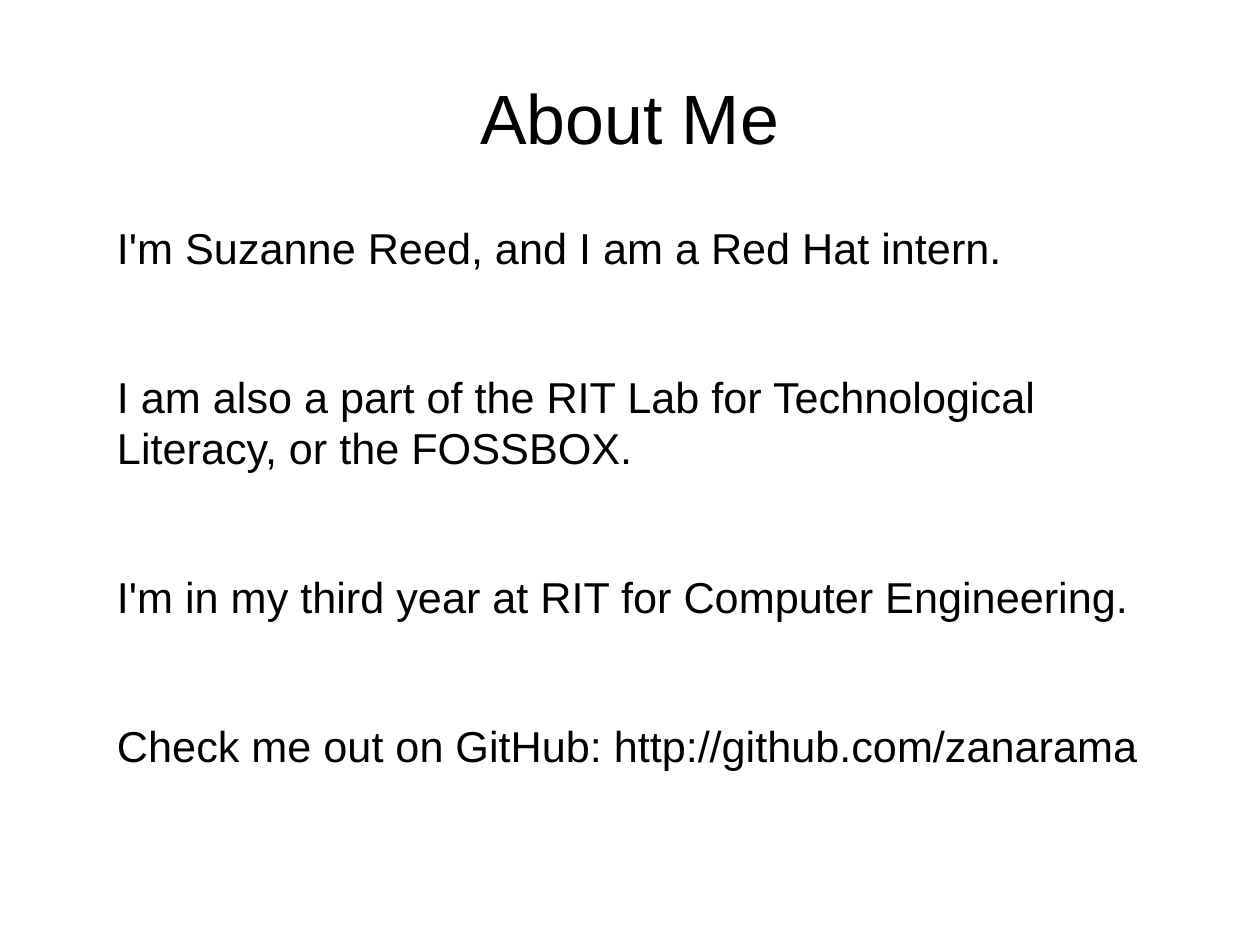
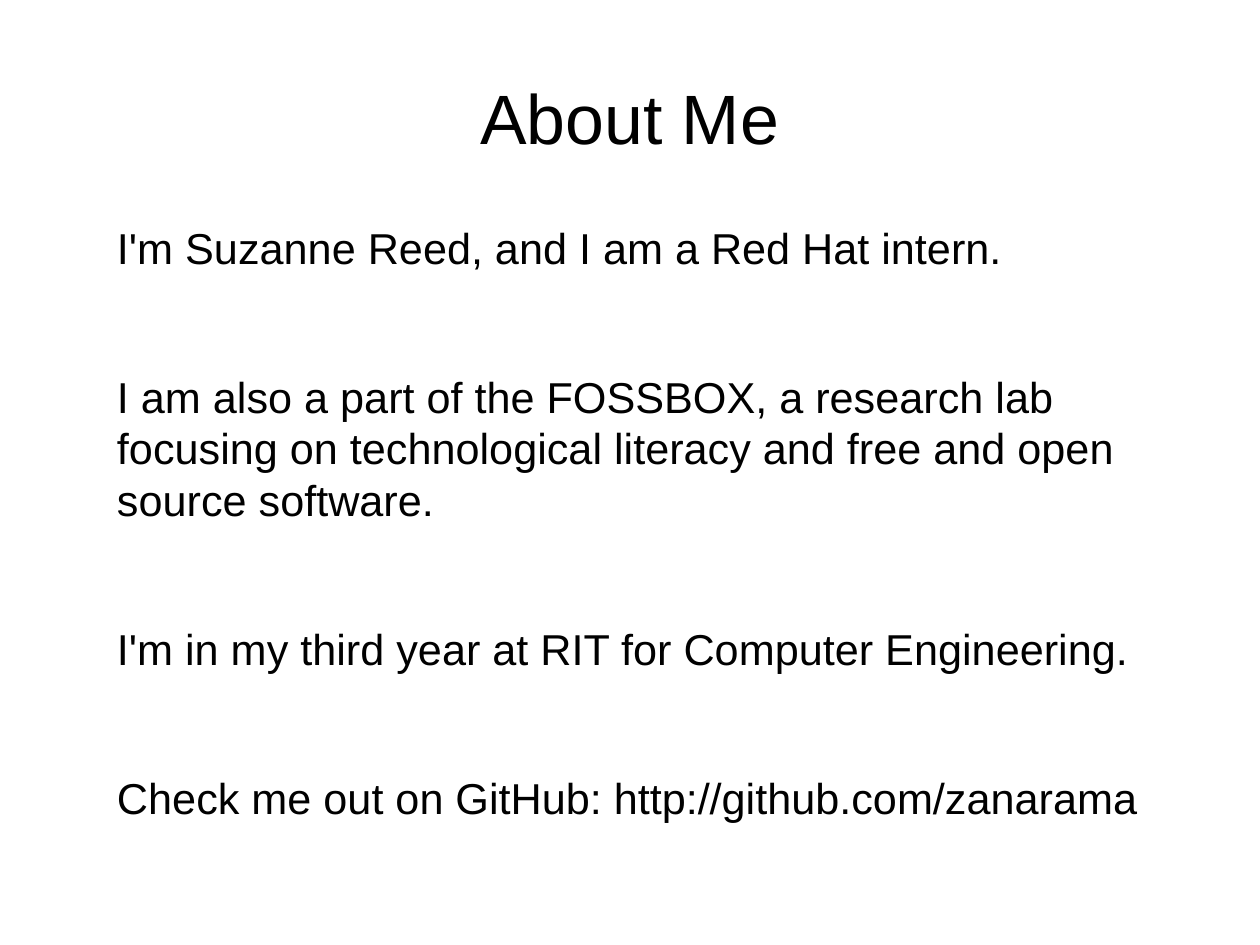
Before and after one commit to FOSSRIT/gourciferous, a slide deck: slide 2 of presentation/gource.odp. Drawn at 1260x945 pixels with LibreOffice and Linux fonts; fonts in the diff are those of the drawing. Boxes give left, top, right and bottom in pixels: in the first picture for what was removed or moved away, otherwise in the second. Text is boxed around its words. In the diff, an @@ line names an element or a change of style, - is before the commit and + after.

Commit message:
Updated text.

```diff
--- a/presentation/gource.odp
+++ b/presentation/gource.odp
@@ text at (117, 381, 1113, 517): text changed @@
-I am also a part of the RIT Lab for Technological Literacy, or the FOSSBOX.
+I am also a part of the FOSSBOX, a research lab focusing on technological literacy and free and open source software.
```
